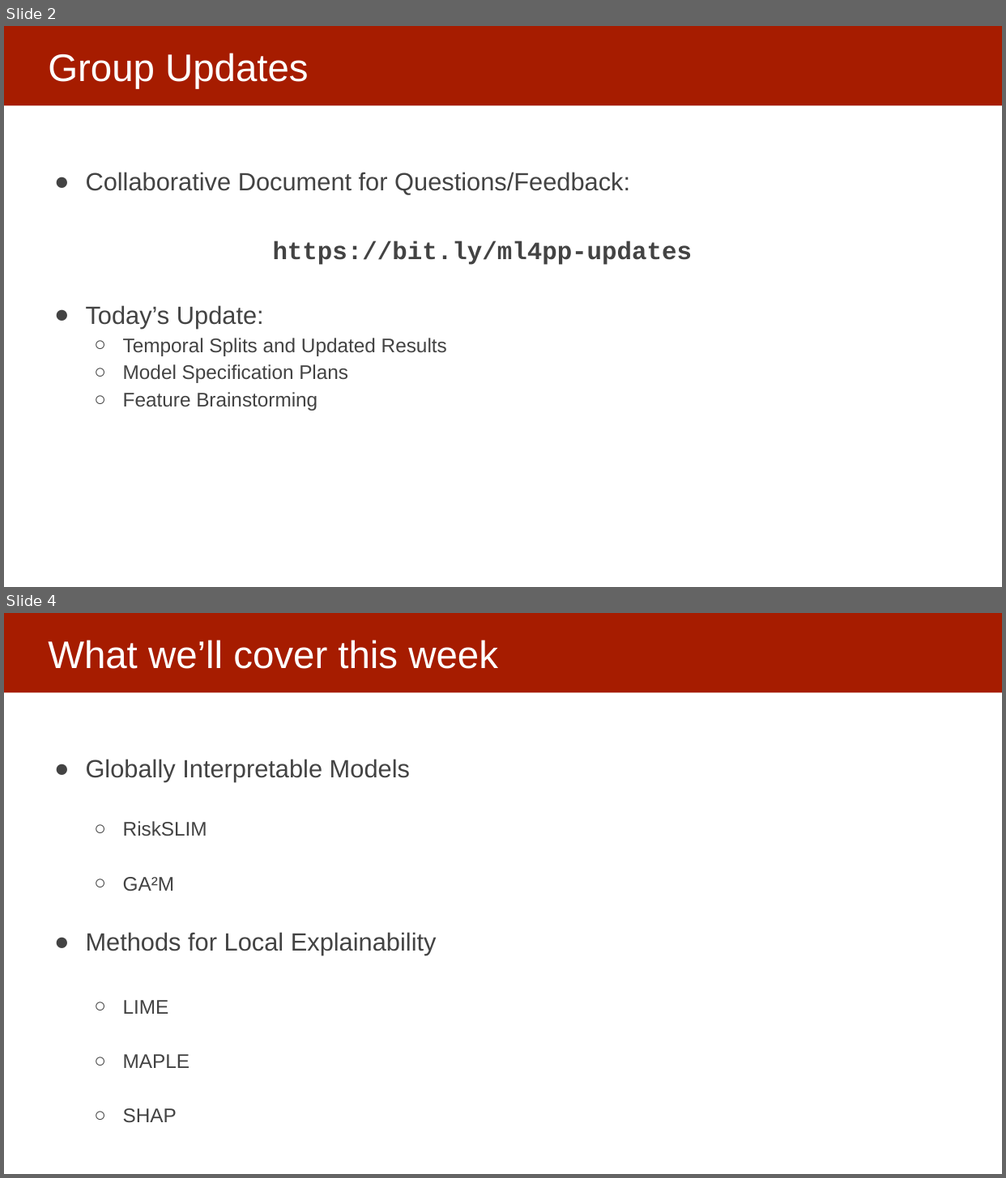
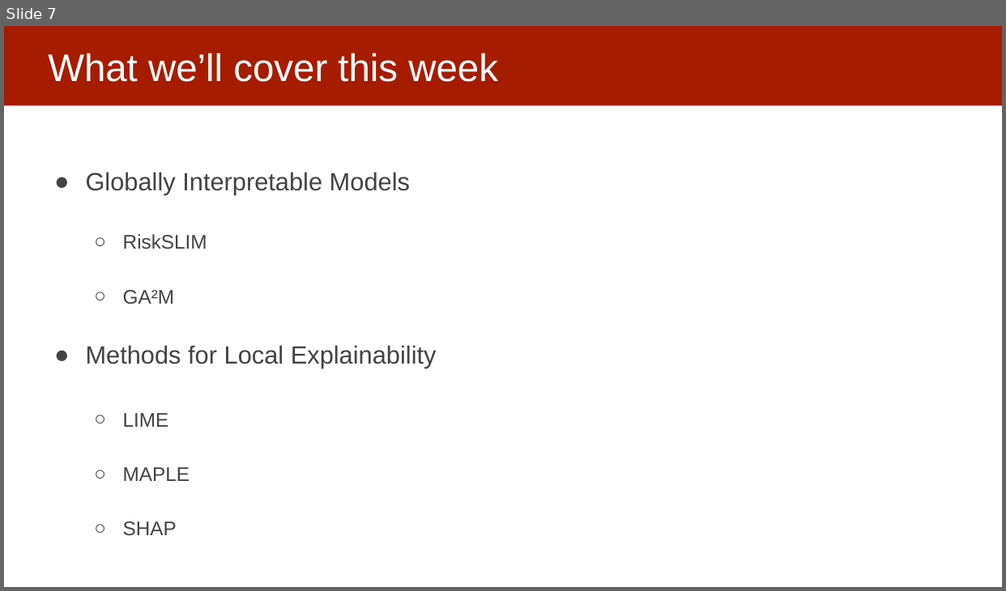
Before and after one commit to dssg/mlforpublicpolicylab, a slide deck: 11 - Model Interpretability Pt 2/Interpretability part 2.pptx. Shown one above the other, each under a label of ours: slides 2 and 4 before the commit, slide 7 after it; the slides between them are not shown. The pictures are 1006x1178 and 1006x591 pixels, drawn with LibreOffice and Linux fonts; fonts in the diff are those of the drawing. Boxes give left, top, right and bottom in pixels: in the first picture for what was removed or moved away, otherwise in the second. Text is boxed around its words. In the diff, an @@ line names an element or a change of style, - is before the commit and + after.

```diff
--- a/11 - Model Interpretability Pt 2/Interpretability part 2.pptx
+++ b/11 - Model Interpretability Pt 2/Interpretability part 2.pptx
@@ slide 2 removed at (4, 26, 1002, 587), background #FFFFFF; not listed: 1 template element that a slide beside it also shows @@
@@ title removed at (48, 53, 309, 89) @@
-Group Updates
@@ text removed at (86, 172, 692, 411) @@
-● Collaborative Document for Questions/Feedback:
-  https://bit.ly/ml4pp-updates
-● Today’s Update:
-  ○ Temporal Splits and Updated Results
-  ○ Model Specification Plans
-  ○ Feature Brainstorming
@@ what was slide 4 is now slide 7 @@
```
Also in this commit, not shown: 4 slides changed, 4 slides added.
